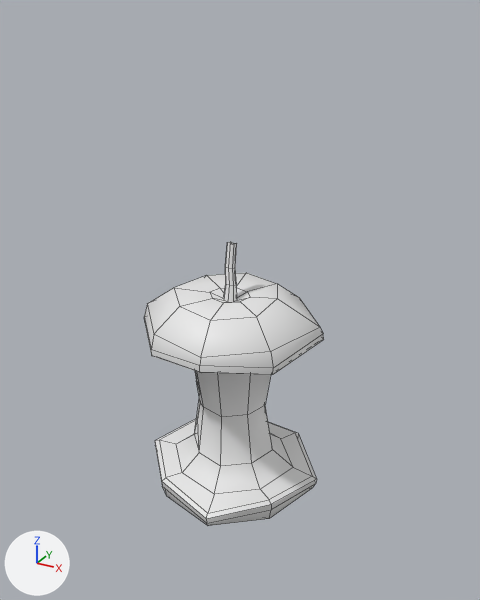
Before and after pictures for a commit that changed the FBX model Assets/LevelAssets/Bedroom/Bed Level/source/applecore.fbx.
Camera for both pictures: a 50 mm lens placed at (6.538, -2.065, 2.091), pointed at (5.698, -0.537, 1.327). The lights are fixed; the arrows at lower left show +X, +Y and +Z. The first picture is the older version. Mesh edges are drawn as thin lines.
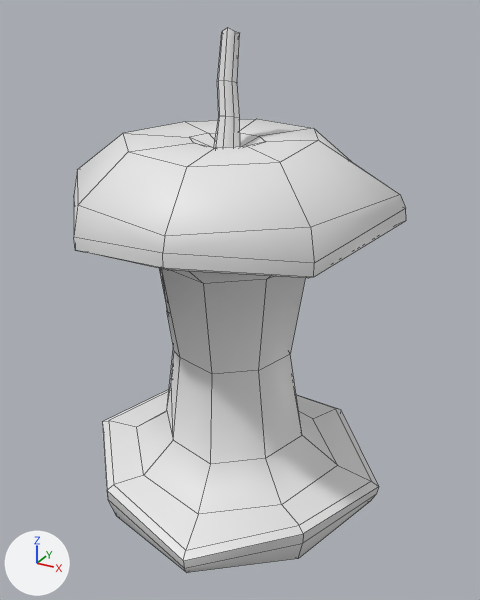
Boxes [x1, y1, x2, y2] around the edits, measured in the pictures (480 x 600 px):
'Box038', rescaled (84% wider, 92% taller)
    before: [144, 242, 324, 526]
    after: [74, 27, 406, 573]

Edits to the bpy script that builds the scene:
```text
Change ob_box038:
    ob_box038.scale: (0.00881, 0.00881, 0.0126) -> (0.0149, 0.0149, 0.0214)
```
